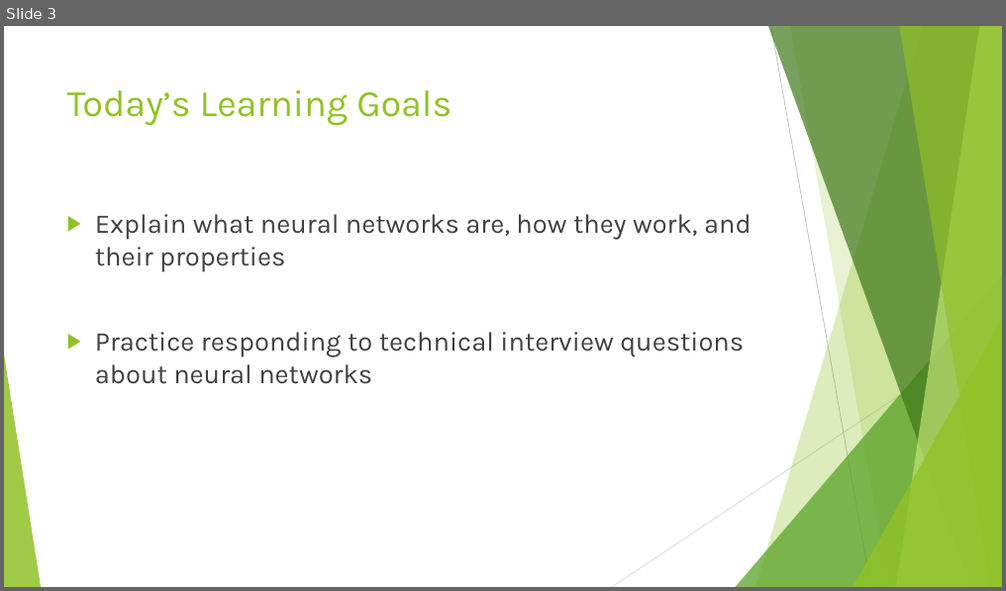
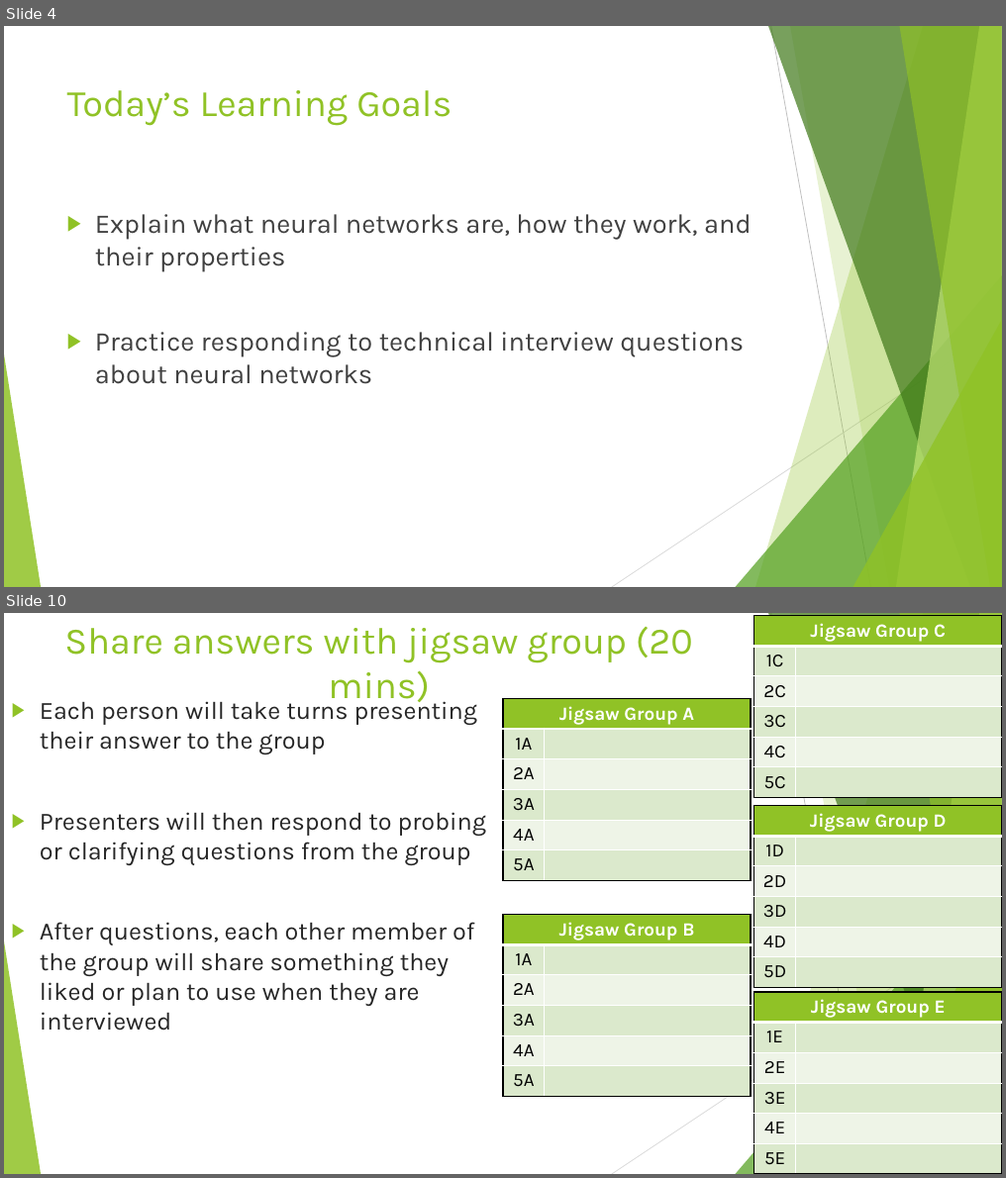
Before and after one commit to DavidBraslow/Neural-Network-Interviews, a slide deck: Neural Network Interviews Slides v2.pptx. Shown one above the other, each under a label of ours: slide 3 before the commit, slides 4 and 10 after it; the slides between them are not shown. The pictures are 1006x591 and 1006x1178 pixels, drawn with LibreOffice and Linux fonts; fonts in the diff are those of the drawing. Boxes give left, top, right and bottom in pixels: in the first picture for what was removed or moved away, otherwise in the second. Text is boxed around its words. In the diff, an @@ line names an element or a change of style, - is before the commit and + after.

```diff
--- a/Neural Network Interviews Slides v2.pptx
+++ b/Neural Network Interviews Slides v2.pptx
@@ slide 10 added at bbox=[4, 613, 1002, 1174], background #FFFFFF; not listed: 10 template elements that a slide beside it also shows @@
@@ title added at bbox=[64, 627, 693, 708], 36 pt, text #90C226 @@
+Share answers with jigsaw group (20 mins)
@@ table added at bbox=[754, 615, 1002, 836], 6 rows, 2 columns @@
+Jigsaw Group C | 
+1C | 
+2C | 
+3C | 
+4C | 
+5C | 
@@ text added at bbox=[40, 697, 486, 1031], 24 pt, text #262626 @@
+▶ Each person will take turns presenting their answer to the group
+▶ Presenters will then respond to probing or clarifying questions from the group
+▶ After questions, each other member of the group will share something they liked or plan to use when they are interviewed
@@ table added at bbox=[503, 698, 751, 1060], 6 rows, 2 columns @@
+Jigsaw Group A | 
+1A | 
+2A | 
+3A | 
+4A | 
+5A | 
@@ table added at bbox=[754, 805, 1002, 1022], 6 rows, 2 columns @@
+Jigsaw Group D | 
+1D | 
+2D | 
+3D | 
+4D | 
+5D | 
@@ table added at bbox=[503, 915, 751, 1096], 6 rows, 2 columns @@
+Jigsaw Group B | 
+1A | 
+2A | 
+3A | 
+4A | 
+5A | 
@@ table added at bbox=[754, 992, 1002, 1174], 6 rows, 2 columns @@
+Jigsaw Group E | 
+1E | 
+2E | 
+3E | 
+4E | 
+5E | 
@@ what was slide 3 is now slide 4 @@
```
Also in this commit, not shown: 5 slides changed, 5 other slides added, 3 slides removed, 2 other files.
